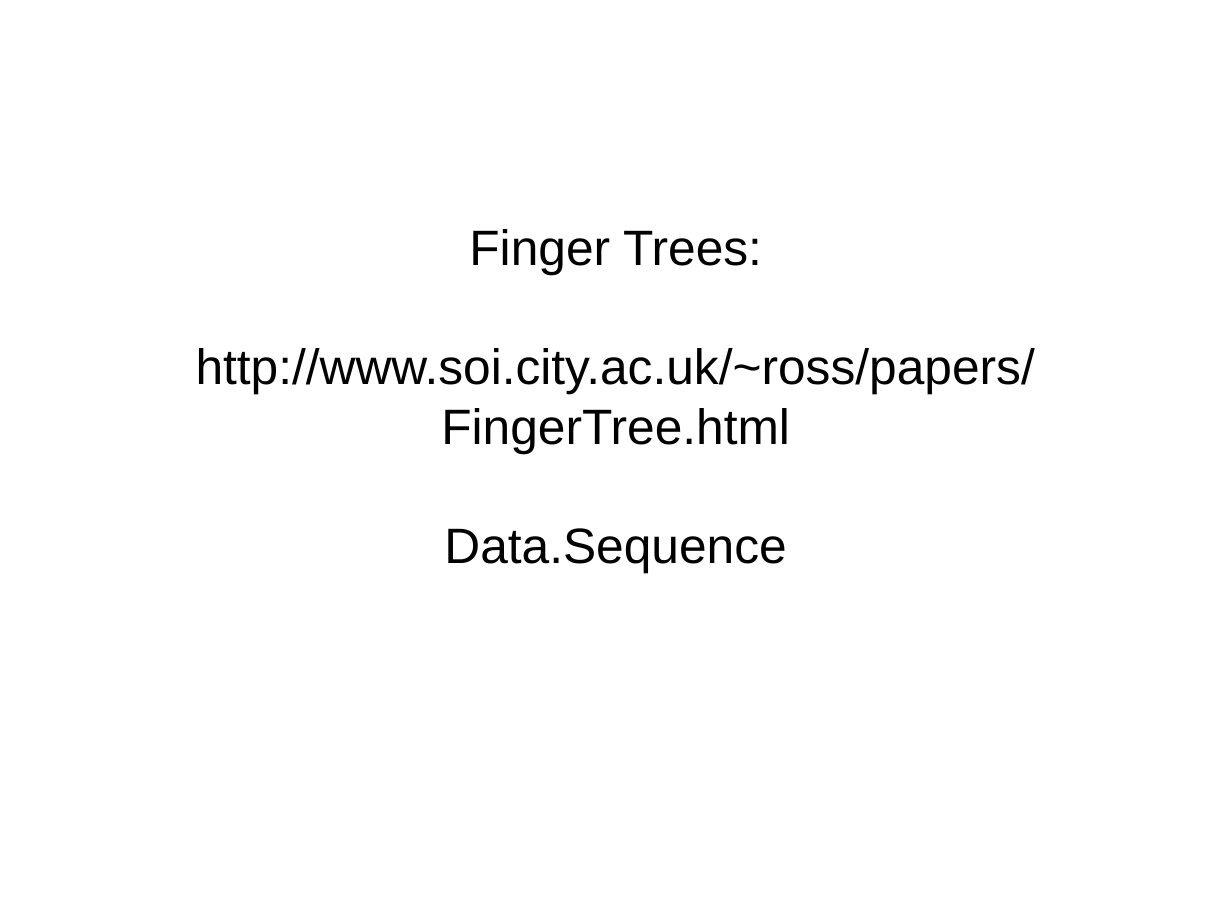
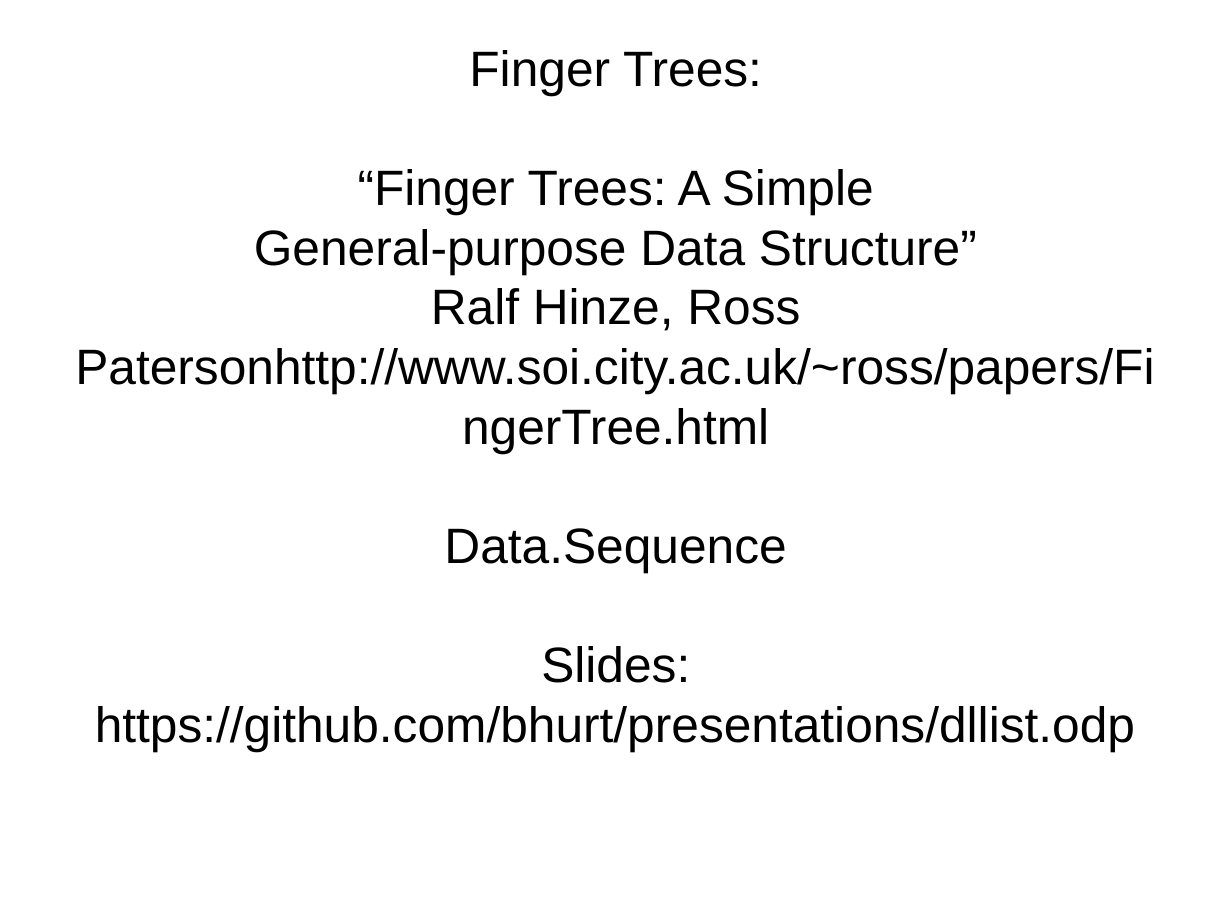
Before and after one commit to bhurt/presentations, a slide deck: slide 52 of dllist.odp (slide 51 before the commit). Drawn at 1232x924 pixels with LibreOffice and Linux fonts; fonts in the diff are those of the drawing. Boxes give left, top, right and bottom in pixels: in the first picture for what was removed or moved away, otherwise in the second. Text is boxed around its words. In the diff, an @@ line names an element or a change of style, - is before the commit and + after.

Commit message:
Minor tweaks.

```diff
--- a/dllist.odp
+++ b/dllist.odp
@@ subtitle at (75, 169, 1154, 453): text changed @@
-http://www.soi.city.ac.uk/~ross/papers/FingerTree.html
+“Finger Trees: A Simple
+General-purpose Data Structure”
+Ralf Hinze, Ross Patersonhttp://www.soi.city.ac.uk/~ross/papers/FingerTree.html
@@ subtitle at (95, 646, 1135, 751): paragraphs added @@
+Slides:
+https://github.com/bhurt/presentations/dllist.odp
```
Also in this commit, not shown: 2 other slides changed, 1 slide added.
